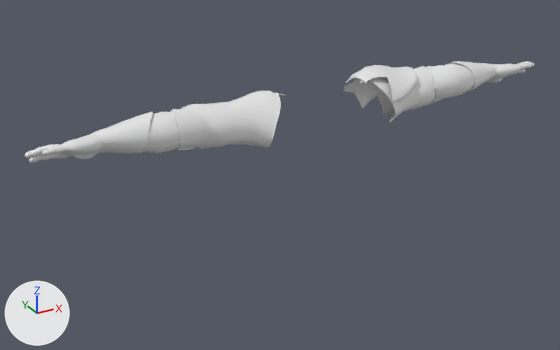
An edit to the glTF model assets/animations/first_person/fp_arms.glb, drawn before and after from the same camera.
Both versions are drawn from a 50 mm camera at (-1.346, -2.293, 0.723) aimed at (-0.148, -0.113, -0.367). Lighting does not change. The marker at lower left points along +X, +Y and +Z. The first picture is the older version. Where no turn or scale is listed for an object, it has been applied to the vertices. Vertices at exactly the same position are counted once.

Before the edit, the objects in view are built like this:
```python
ob_elbowpads_geo = bpy.data.objects.new('elbowPads_geo', me_mesh_2)
ob_elbowpads_geo.location = (-0.032, -0.168, -1.612)
ob_elbowpads_geo_left = bpy.data.objects.new('elbowPads_geo_left', me_mesh_2_001)
ob_elbowpads_geo_left.location = (-0.032, -0.168, -1.612)
ob_gloves_geo = bpy.data.objects.new('gloves_geo', me_mesh_1)
ob_gloves_geo.location = (-0.032, -0.168, -1.612)
ob_gloves_geo_left = bpy.data.objects.new('gloves_geo_left', me_mesh_1_001)
ob_gloves_geo_left.location = (-0.032, -0.168, -1.612)
ob_shoulderpad_geo = bpy.data.objects.new('shoulderPad_geo', me_mesh_3)
ob_shoulderpad_geo.location = (-0.032, -0.168, -1.612)
ob_topa_geo = bpy.data.objects.new('topA_geo', me_mesh_0)
ob_topa_geo.location = (-0.032, -0.168, -1.612)
ob_topa_geo_left = bpy.data.objects.new('topA_geo_left', me_mesh_0_001)
ob_topa_geo_left.location = (-0.032, -0.168, -1.612)
```
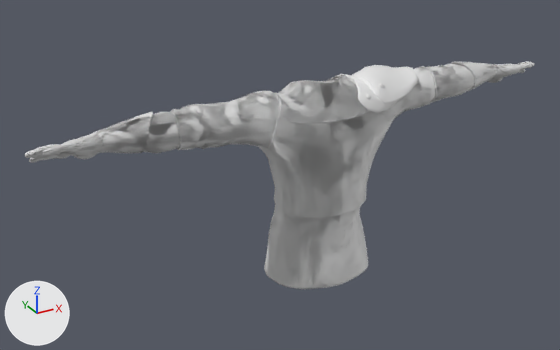
The change in detail:
me_mesh_2 is used by ob_elbowpads_geo; location (-0.032, -0.168, -1.612).
me_mesh_2 had 209 vertices, 416 faces and spanned x 0.43..0.536, y -0.089..0.063, z 1.434..1.57.
me_mesh_2 now has 418 vertices, 832 faces and spans x -0.536..0.536, y -0.089..0.063, z 1.434..1.57.
me_mesh_2 part 1: a new loose piece of 209 vertices spanning x -0.536..-0.43, y -0.089..0.063, z 1.434..1.57.
me_mesh_2_001 is used by ob_elbowpads_geo_left; location (-0.032, -0.168, -1.612).
me_mesh_2_001 had 209 vertices, 416 faces and spanned x -0.536..-0.43, y -0.089..0.063, z 1.434..1.57.
me_mesh_2_001 now has 418 vertices, 832 faces and spans x -0.536..0.536, y -0.089..0.063, z 1.434..1.57.
me_mesh_2_001 part 2: a new loose piece of 209 vertices spanning x 0.43..0.536, y -0.089..0.063, z 1.434..1.57.
me_mesh_1 is used by ob_gloves_geo; location (-0.032, -0.168, -1.612).
me_mesh_1 had 1248 vertices, 2476 faces and spanned x 0.582..0.968, y -0.071..0.072, z 1.454..1.573.
me_mesh_1 now has 2496 vertices, 4952 faces and spans x -0.968..0.968, y -0.071..0.072, z 1.454..1.573.
me_mesh_1 part 3: a new loose piece of 1248 vertices spanning x -0.968..-0.582, y -0.071..0.072, z 1.454..1.573.
me_mesh_1_001 is used by ob_gloves_geo_left; location (-0.032, -0.168, -1.612).
me_mesh_1_001 had 1248 vertices, 2476 faces and spanned x -0.968..-0.582, y -0.071..0.072, z 1.454..1.573.
me_mesh_1_001 now has 2496 vertices, 4952 faces and spans x -0.968..0.968, y -0.071..0.072, z 1.454..1.573.
me_mesh_1_001 part 4: a new loose piece of 1248 vertices spanning x 0.582..0.968, y -0.071..0.072, z 1.454..1.573.
me_mesh_3 is used by ob_shoulderpad_geo; location (-0.032, -0.168, -1.612).
me_mesh_3 had 83 vertices, 133 faces and spanned x 0.153..0.378, y -0.13..0.097, z 1.443..1.601.
me_mesh_3 now has 309 vertices, 538 faces and spans x 0.087..0.378, y -0.138..0.114, z 1.427..1.601.
me_mesh_3 part 5: 193 vertices added at x 0.087..0.209, y -0.138..0.114, z 1.427..1.592.
Other edits to the shape of me_mesh_3 do not show in these pictures.
me_mesh_0 is used by ob_topa_geo; location (-0.032, -0.168, -1.612).
me_mesh_0 had 276 vertices, 511 faces and spanned x 0.139..0.667, y -0.12..0.09, z 1.419..1.583.
me_mesh_0 now has 1701 vertices, 3300 faces and spans x -0.667..0.667, y -0.172..0.15, z 0.877..1.605.
me_mesh_0 part 6: 1425 vertices added at x -0.667..0.233, y -0.172..0.15, z 0.877..1.605.
me_mesh_0_001 is used by ob_topa_geo_left; location (-0.032, -0.168, -1.612).
me_mesh_0_001 had 276 vertices, 511 faces and spanned x -0.667..-0.139, y -0.12..0.09, z 1.419..1.583.
me_mesh_0_001 now has 1700 vertices, 3300 faces and spans x -0.667..0.667, y -0.172..0.15, z 0.877..1.605.
me_mesh_0_001 part 7: 1424 vertices added at x -0.233..0.667, y -0.172..0.15, z 0.877..1.605.

Where the change shows, as pixel boxes [x1, y1, x2, y2] in the pictures (560 x 350 px):
'topA_geo', reshaped (152% wider, 277% taller)
    before: [344, 64, 475, 123]
    after: [143, 64, 475, 289]
'topA_geo_left', reshaped (127% wider, 259% taller)
    before: [143, 91, 287, 153]
    after: [145, 64, 473, 289]
'shoulderPad_geo', reshaped
    before: [346, 65, 418, 103]
    after: [345, 65, 418, 113]
part 1 of me_mesh_2, added
    after: [170, 107, 211, 150]
part 2 of me_mesh_2_001, added
    after: [427, 65, 459, 103]
part 3 of me_mesh_1, added
    after: [25, 112, 153, 163]
part 4 of me_mesh_1_001, added
    after: [451, 61, 534, 91]
part 5 of me_mesh_3, added
    after: [345, 74, 401, 113]
part 6 of me_mesh_0, added
    after: [143, 75, 396, 289]
part 7 of me_mesh_0_001, added
    after: [253, 64, 473, 289]
